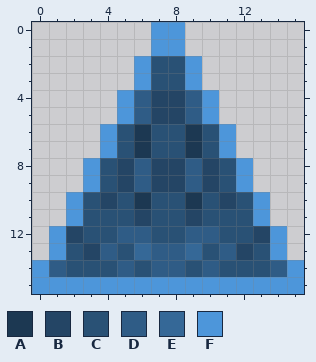
Two states of a pixel-art sprite, engine/sprites/sprMiniLevis/4.png. That is the earlier state.
The file is 16x16 pixels. Colours within 5 levels of each other are drawn and written as one.
Palette (. is transparent): A #1c3852  B #244565  C #295175  D #2f5c86  E #356897  F #4d96da
Pixels before, first column x 0:
 0 .......FF.......
 1 .......FF.......
 2 ......FCCF......
 3 ......FCCF......
 4 .....FDBBDF.....
 5 .....FDBBDF.....
 6 ....FCACCACF....
 7 ....FCACCACF....
 8 ...FCBDBBDBCF...
 9 ...FCBDBBDBCF...
10 ..FCBCACCACBCF..
11 ..FCCCBCCBCCCF..
12 .FBCCDDCCDDCCBF.
13 .FCBDCEDDECDBCF.
14 FDCCCDCDDCDCCCDF
15 FFFFFFFFFFFFFFFF
After:
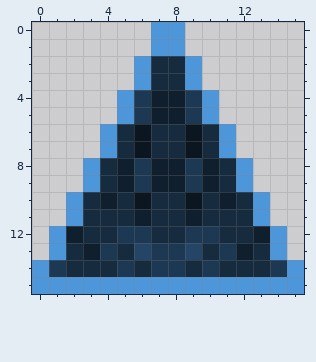
Diff:
Colour A changes from #1c3852 to #0b1620.
Colour B changes from #244565 to #101f2e.
Colour C changes from #295175 to #162b3e.
Colour D changes from #2f5c86 to #1c3852.
Colour E changes from #356897 to #244565.
